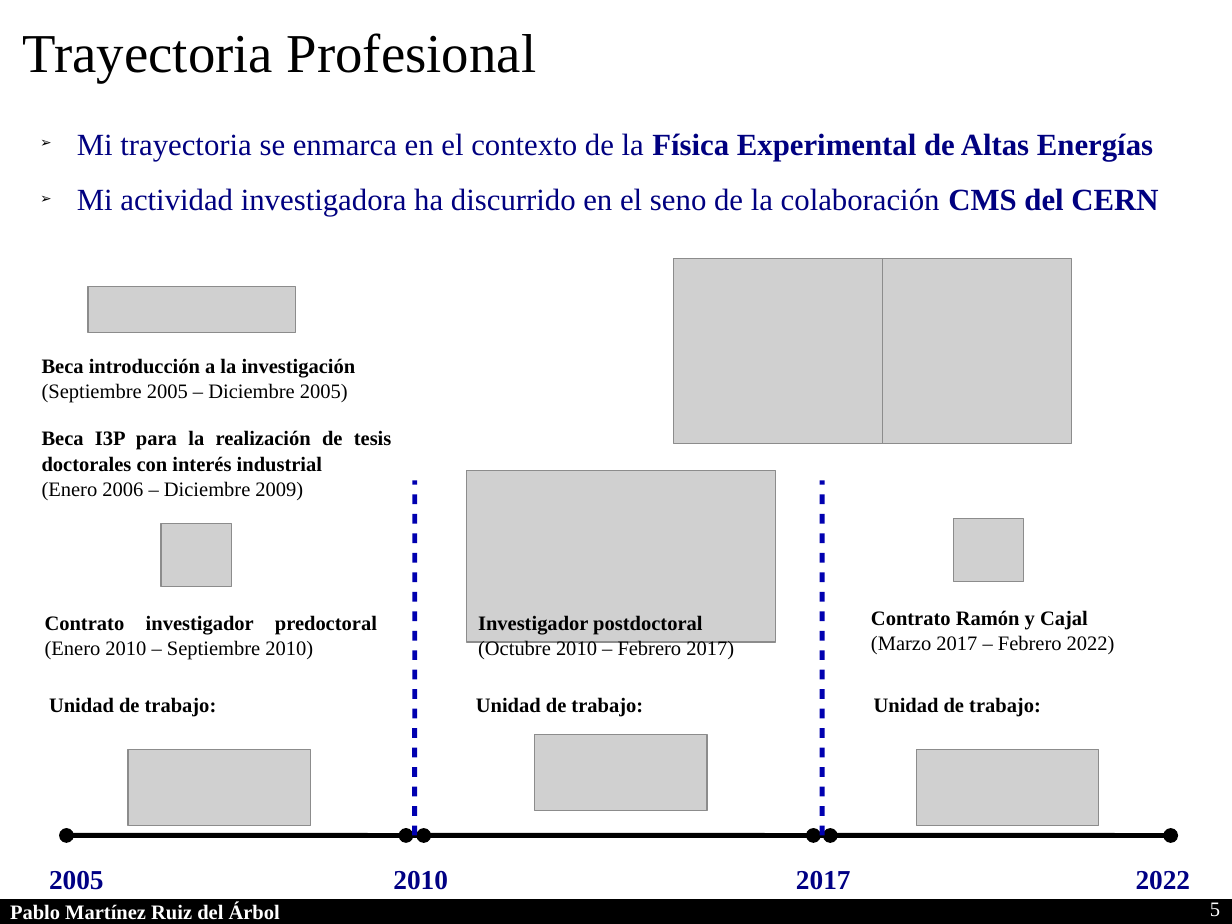
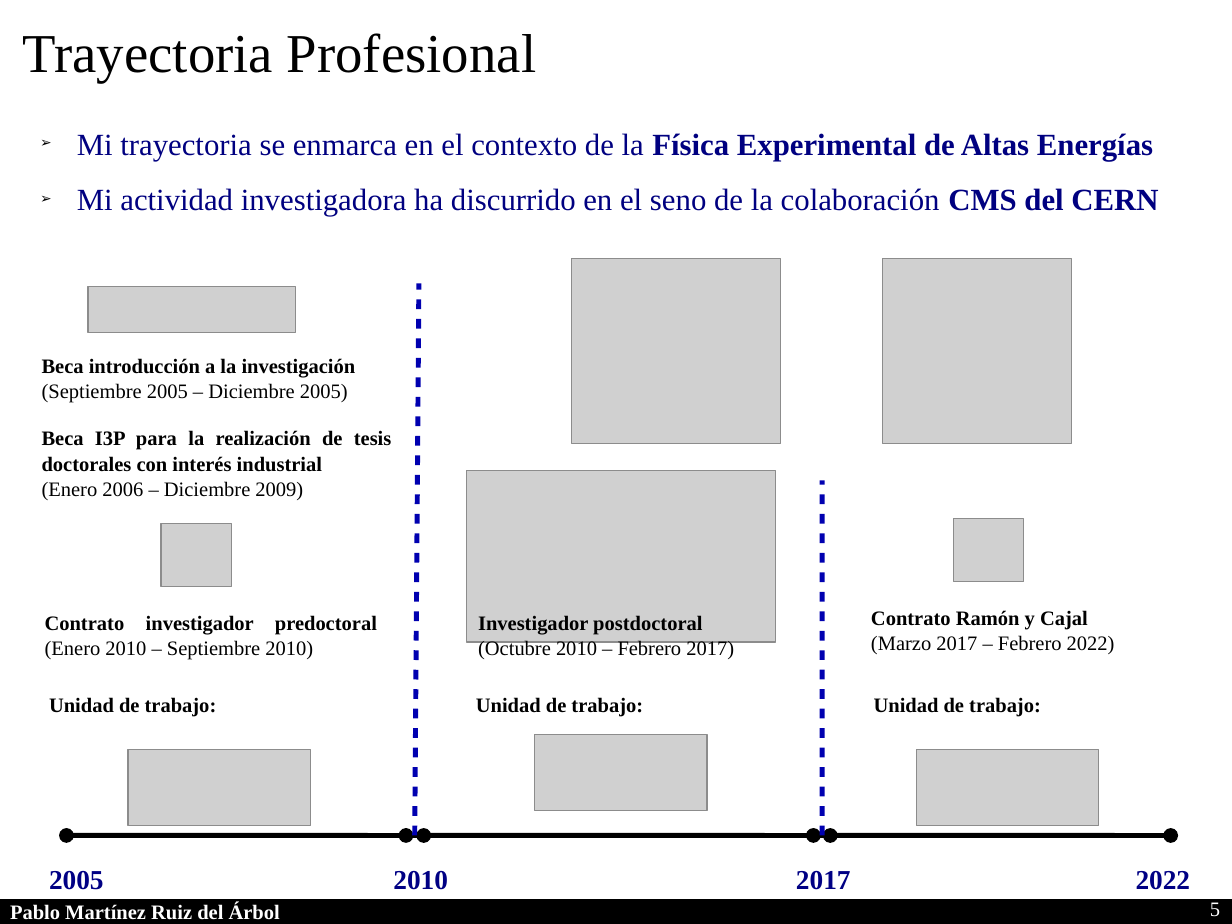
Before and after one commit to parbol/Plaza, a slide deck: slide 5 of Presentacion/Presentacion.odp. Drawn at 1232x924 pixels with LibreOffice and Linux fonts; fonts in the diff are those of the drawing; grey boxes stand for pictures. Boxes give left, top, right and bottom in pixels: in the first picture for what was removed or moved away, otherwise in the second. Text is boxed around its words. In the diff, an @@ line names an element or a change of style, - is before the commit and + after.

Commit message:
Presentacion

```diff
--- a/Presentacion/Presentacion.odp
+++ b/Presentacion/Presentacion.odp
@@ picture: place and size @@
-picture at [674, 259, 883, 444]
+picture at [572, 259, 781, 444]
@@ line moved from (415, 835) - (415, 480) to (415, 835) - (419, 283) @@
```
Also in this commit, not shown: 6 slides added.
